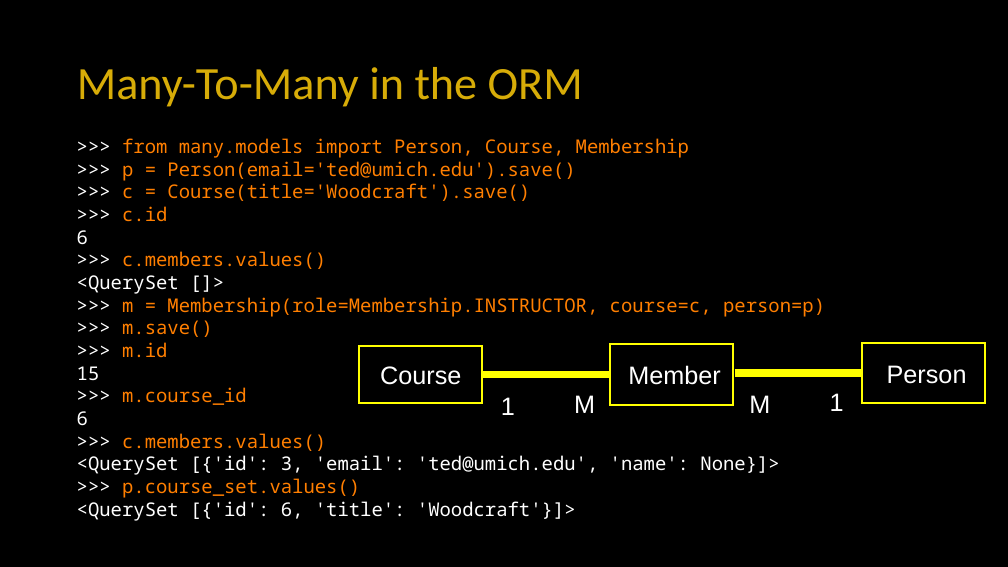
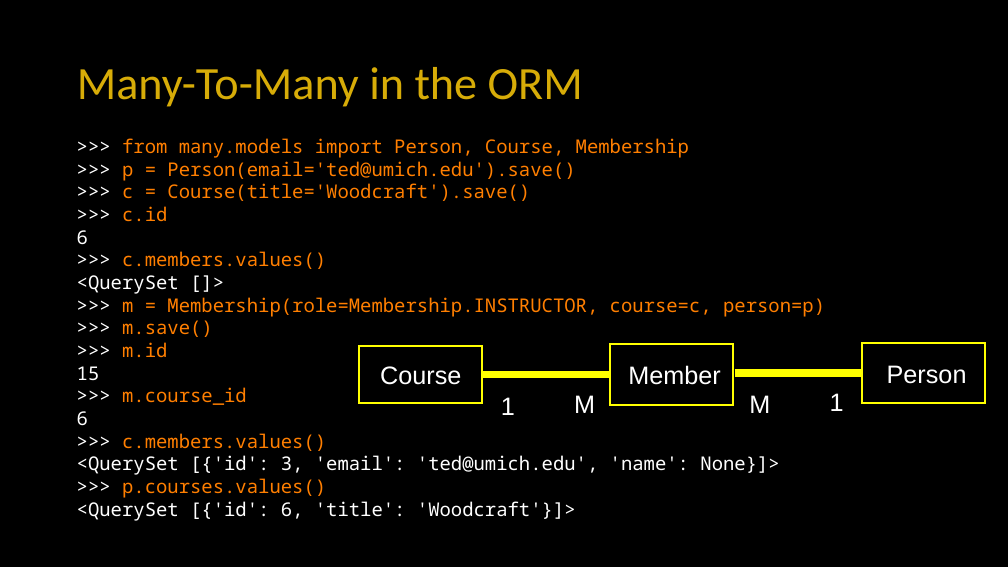
Before and after one commit to csev/dj4e, a slide deck: slide 9 of lectures/DJ-03-Many-To-Many.pptx. Drawn at 1008x567 pixels with LibreOffice and Linux fonts; fonts in the diff are those of the drawing. Boxes give left, top, right and bottom in pixels: in the first picture for what was removed or moved away, otherwise in the second. Text is boxed around its words. In the diff, an @@ line names an element or a change of style, - is before the commit and + after.

```diff
--- a/lectures/DJ-03-Many-To-Many.pptx
+++ b/lectures/DJ-03-Many-To-Many.pptx
@@ text at <box>122,478,326,498</box>: text changed @@
->>> p.course_set.values()
+>>> p.courses.values()
```
Also in this commit, not shown: 2 other slides changed.
